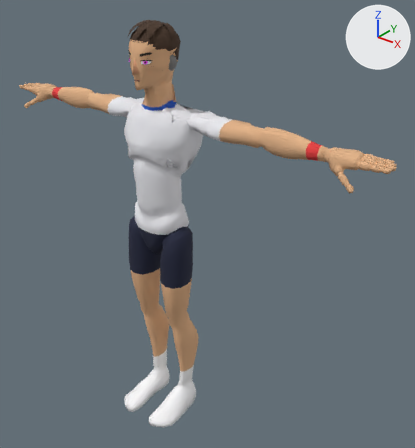
Two versions of the glTF model sweetspot/models/players/p16.glb, one commit apart.
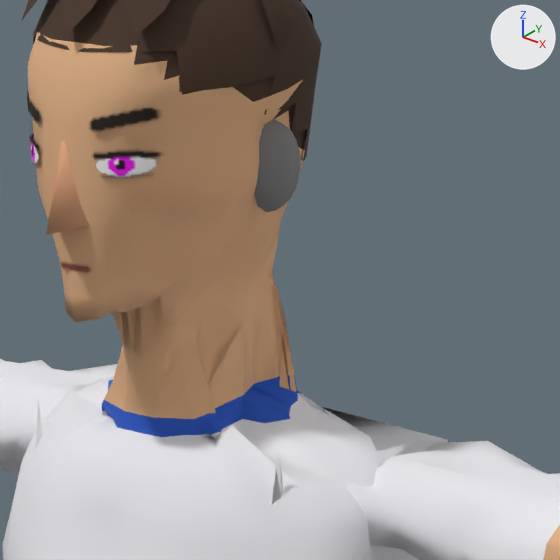
There are two pictures of each version: one whole from a camera (50 mm lens) standing at (1.574, -1.643, 2.071) and looking at (0.155, 0.129, 0.972), one close up on the part from 30% to 54% of the width and 7% to 30% of the height. The axes (+X, +Y, +Z) are drawn at upper right. The lights are the same throughout. The older version's two pictures come first. Vertices at exactly the same position are counted once.

Names of what the first close-up shows: 'Body', 'Ear', 'Face', 'Hair', 'Nose'.
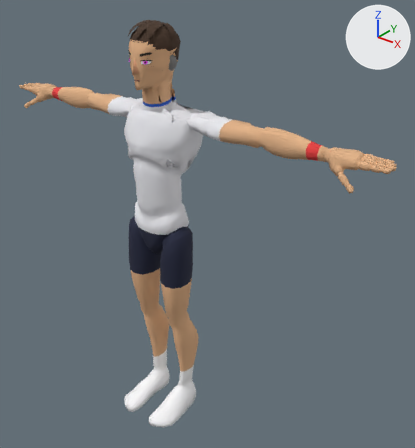
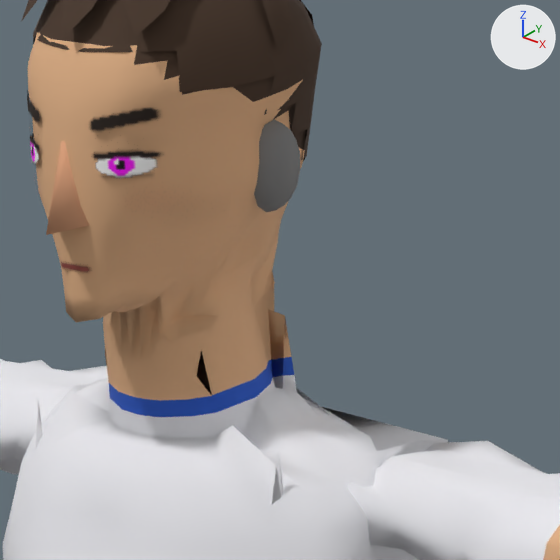
What differs and where, as boxes (x1, y1, x2, y2) in the close-ups (560 x 560 px; the box of a moved part takes in the faces that stretch with it):
part 1 of me_mannequin, moved or reshaped: before (72, 259, 322, 459); after (84, 259, 322, 450)
part 2 of me_mannequin, surface changed: (122, 401, 158, 425) in both

What the commit changed:
me_mannequin is used by ob_body; location (0.0, 0.0, 0.0).
me_mannequin had 8058 vertices, 15870 faces and spanned x -0.97..0.97, y -0.21..0.14, z 0.0..1.8.
me_mannequin now has 8062 vertices, 15878 faces and spans x -0.97..0.97, y -0.21..0.14, z 0.0..1.8.
me_mannequin part 1: 94 vertices moved from x -0.06..0.07, y -0.04..0.05, z 1.49..1.59 to x -0.05..0.06, y -0.05..0.07, z 1.49..1.59; 103 vertices removed from x -0.09..0.09, y -0.05..0.05, z 1.48..1.55; 107 vertices added at x -0.06..0.06, y -0.05..0.06, z 1.49..1.55.
me_mannequin part 2: 15 kept faces spanning x -0.05..0.02, y -0.05..0.04, z 1.5..1.52 get new texture (UV) coordinates.
